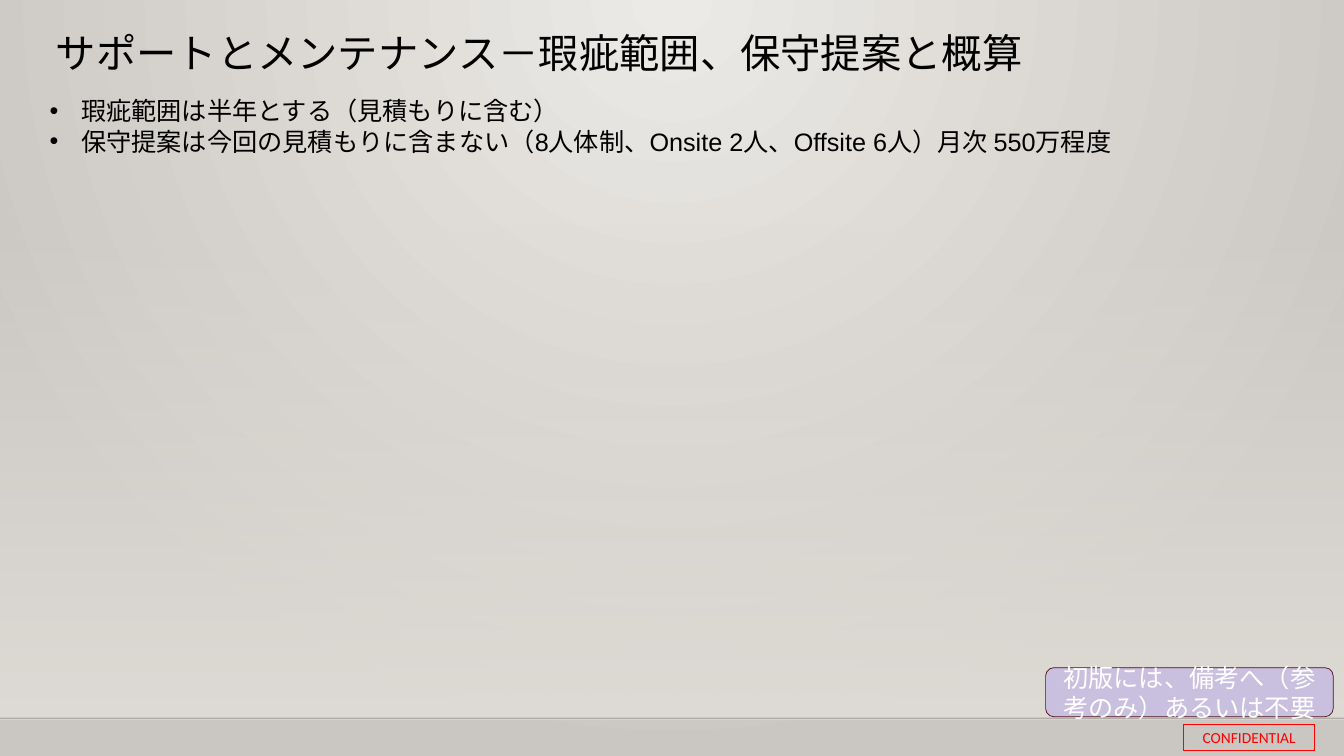
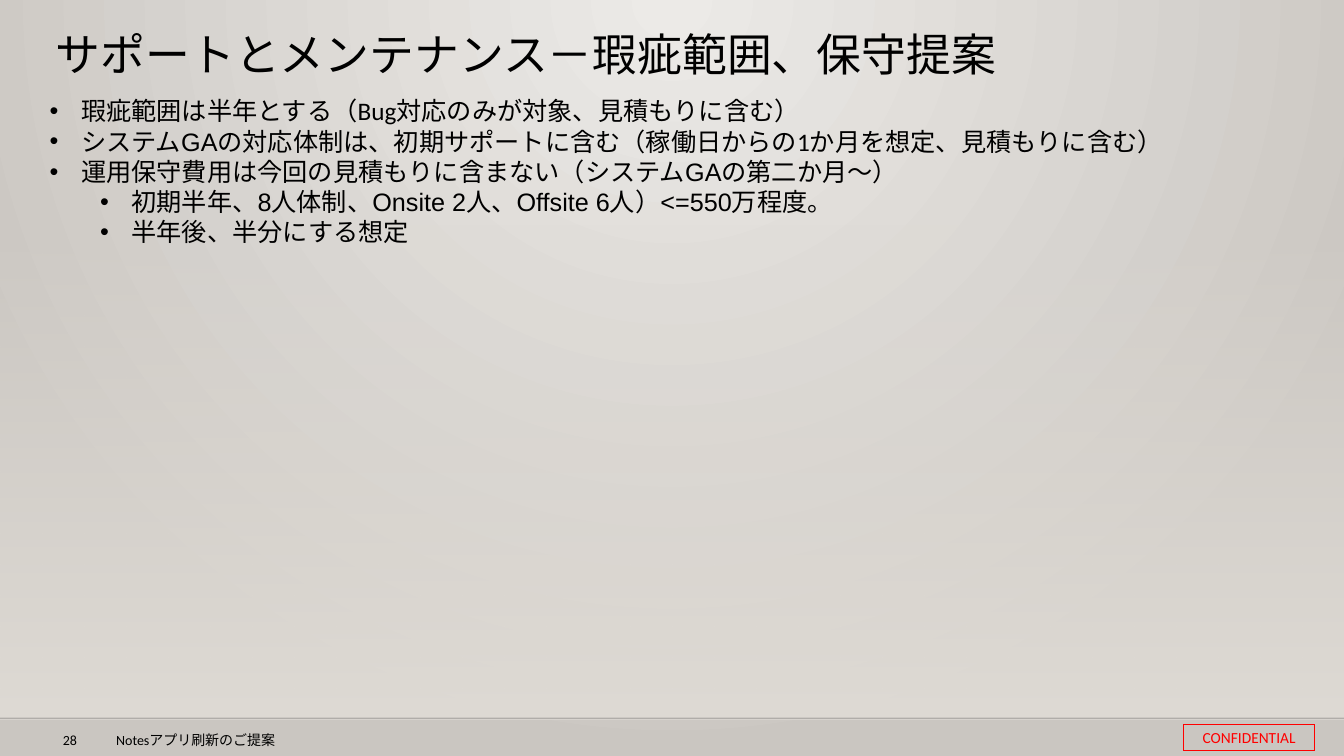
Before and after one commit to 0494938/Notes--CMS-Online, a slide deck: slide 28 of Notesアプリ刷新プロジェクト提案見積もり.pptx (slide 29 before the commit). Drawn at 1344x756 pixels with LibreOffice and Linux fonts; fonts in the diff are those of the drawing; background and template pictures are left out. Boxes give left, top, right and bottom in pixels: in the first picture for what was removed or moved away, otherwise in the second. Text is boxed around its words. In the diff, an @@ line names an element or a change of style, - is before the commit and + after.

```diff
--- a/Notesアプリ刷新プロジェクト提案見積もり.pptx
+++ b/Notesアプリ刷新プロジェクト提案見積もり.pptx
@@ title at (56, 33, 996, 75): text changed; size 28.8 to 32 pt @@
-サポートとメンテナンス－瑕疵範囲、保守提案と概算
+サポートとメンテナンス－瑕疵範囲、保守提案
@@ text at (81, 98, 1163, 243): text changed @@
-• 瑕疵範囲は半年とする（見積もりに含む）
-• 保守提案は今回の見積もりに含まない（8人体制、Onsite 2人、Offsite 6人）月次 550万程度
+• 瑕疵範囲は半年とする（Bug対応のみが対象、見積もりに含む）
+• システムGAの対応体制は、初期サポートに含む（稼働日からの1か月を想定、見積もりに含む）
+• 運用保守費用は今回の見積もりに含まない（システムGAの第二か月～）
+  • 初期半年、8人体制、Onsite 2人、Offsite 6人）<=550万程度。
+  • 半年後、半分にする想定
@@ rounded rectangle removed at (1046, 667, 1333, 717) @@
-初版には、備考へ（参考のみ）あるいは不要
@@ page number added at (63, 735, 77, 745), 10 pt, text #000000 @@
+28
@@ text added at (116, 733, 275, 746), 10 pt, text #000000 @@
+Notesアプリ刷新のご提案
```
Also in this commit, not shown: 26 other slides changed, 1 slide added, 19 slides removed, 2 other files.
